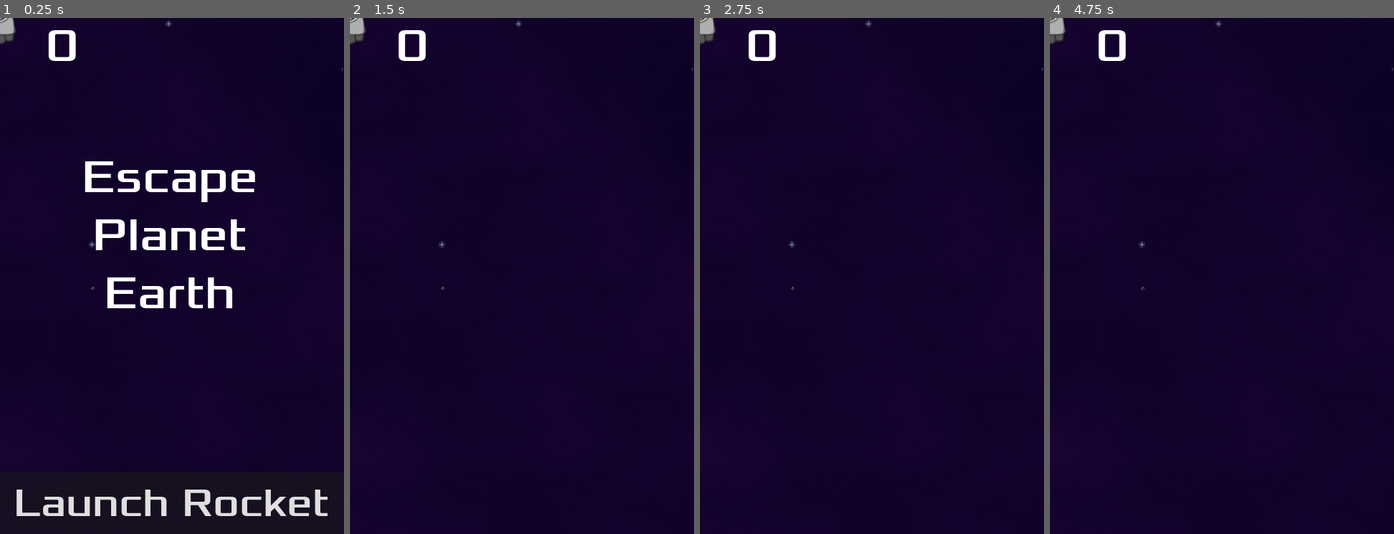
Above: before the commit, frames 1-4 (left to right).
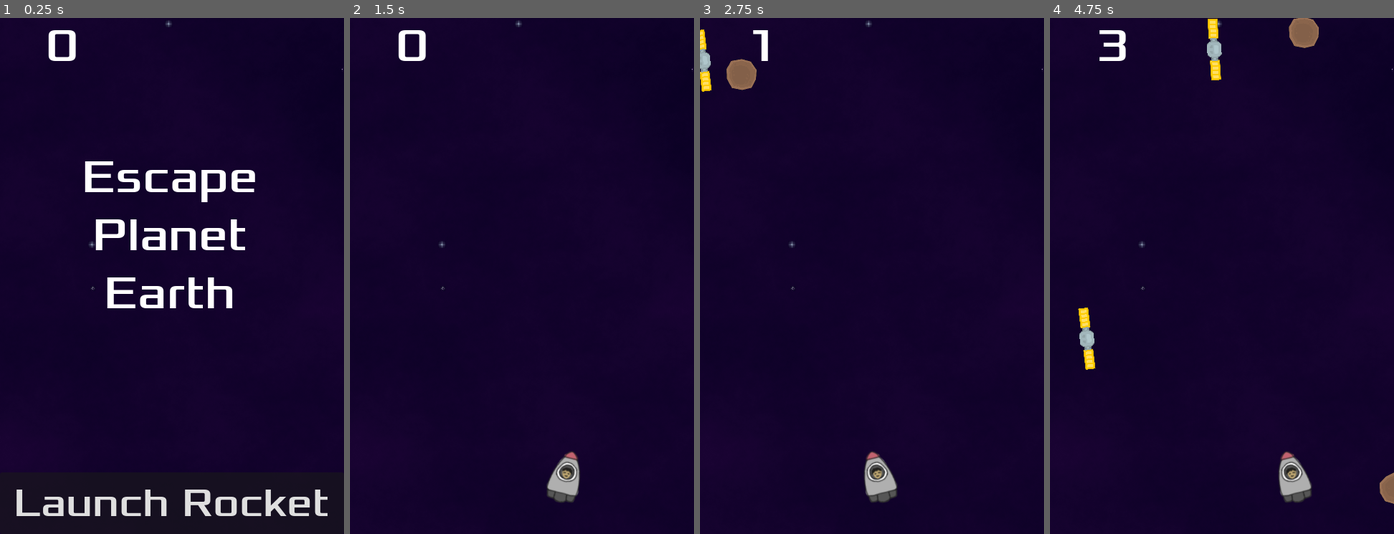
Above: after the commit, the same moments.

Repository: siddydutta/DYHTG-2024-SpaceEscape
Game: Godot game, scene res://main.tscn
Two runs of this game, one before a commit and one after it. Both use one fixed random seed, a clock stepped at 60 frames per second and the inputs below.
Inputs:
- Up to frame 1 (0.25 s): no input
- Up to frame 2 (1.5 s): click "Launch Rocket" at 0.5 s; tap Enter at 1.25 s; hold Right (move_right) from 1.28 s (still down)
- Up to frame 3 (2.75 s): release Right (move_right) at 2.03 s; hold Left (move_left) from 2.03 s (still down)
- Up to frame 4 (4.75 s): release Left (move_left) at 2.78 s; hold Right (move_right) 2.78-4.28 s; hold Left (move_left) from 4.28 s (still down)

The runs differ from the first frame. In frame 1, 0.2% of the frame differs, in the area x 0-5%, y 0-6%; in frame 2, 0.9%; in frame 3, 1.9%; in frame 4, 2.4%, in the area x 0-100%, y 0-95%.
Error before the commit: Parse Error: Function "_on_power_up_collision()" not found in base self. (res://player.gd:86)

Commit message:
fix bugs

Diff:
--- a/main.gd
+++ b/main.gd
@@ -34,7 +34,6 @@
 	$MobTimer.stop()
 	$SpeedUpBuffTimer.stop()
 	$SpeedDownBuffTimer.stop()
-	$PowerUpTimer.stop()
 	$AsteroidTimer.stop()
 	$HUD.show_game_over()
 
@@ -49,7 +48,6 @@
 	$ElevationTimer.start()
 	$SpeedUpBuffTimer.start()
 	$SpeedDownBuffTimer.start()
-	$PowerUpTimer.start()
 	$AsteroidTimer.start()
 
 func _on_mob_timer_timeout():
--- a/main.tscn
+++ b/main.tscn
@@ -86,5 +86,4 @@
 [connection signal="timeout" from="StartTimer" to="." method="_on_start_timer_timeout"]
 [connection signal="timeout" from="SpeedUpBuffTimer" to="." method="_on_speedUpBuff_timer_timeout"]
 [connection signal="timeout" from="SpeedDownBuffTimer" to="." method="_on_speed_down_buff_timer_timeout"]
-[connection signal="timeout" from="PowerUpTimer" to="." method="_on_power_up_timer_timeout"]
 [connection signal="timeout" from="AsteroidTimer" to="." method="_on_asteroid_timer_timeout"]
--- a/player.gd
+++ b/player.gd
@@ -17,6 +17,7 @@
 	screen_size = get_viewport_rect().size
 	server = UDPServer.new()
 	server.listen(4242)
+	hide()
 
 
 # Called every frame. 'delta' is the elapsed time since the previous frame.
@@ -82,8 +83,6 @@
 		_on_speedUpBuff_collision(body)
 	elif body.is_in_group("speedDown"):
 		_on_speedDownBuff_collision(body)
-	elif body.is_in_group("powerups"):
-		_on_power_up_collision(body)
 	else:
 		_on_asteroid_collision(body)
 
